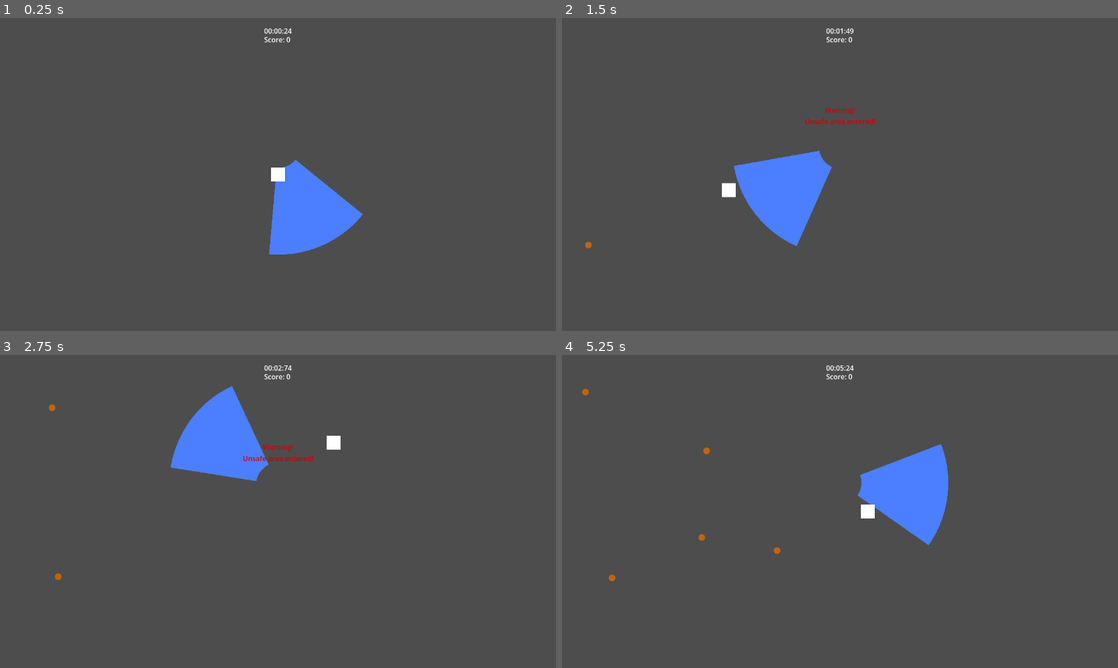
Above: before the commit, frames 1-4 (two rows, left to right).
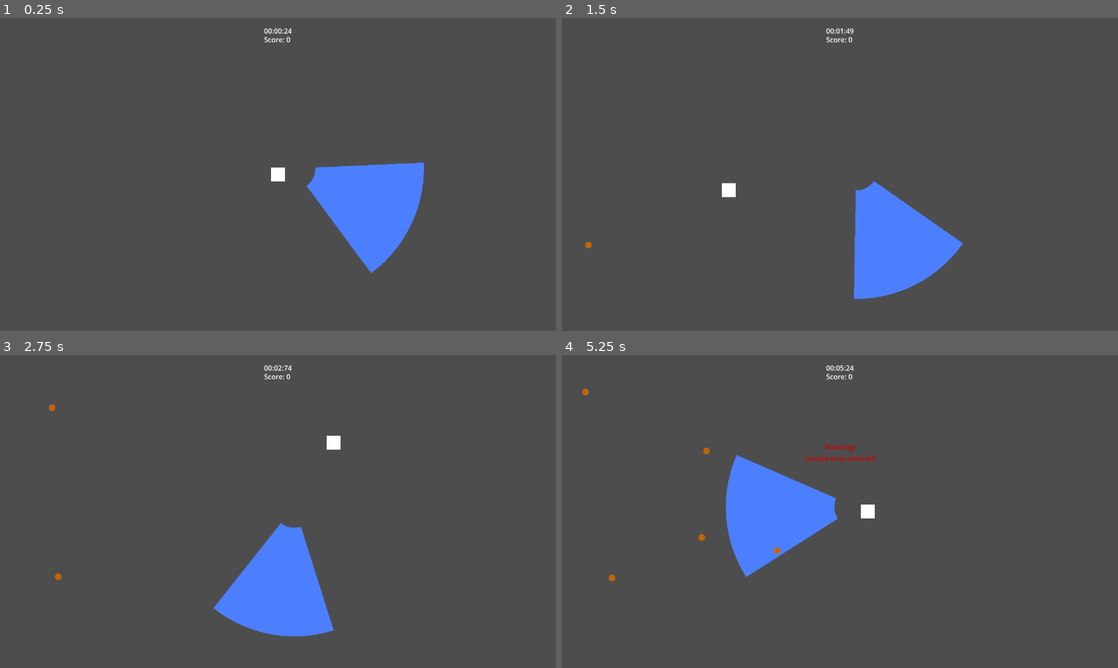
Above: after the commit, the same moments.

Repository: ArjanBroos/GMTK-2025
Game: Godot game, scene res://levels/kazu_test.tscn
Same seed, same stepped clock (60 frames per second), same inputs: the game is played once before the commit and once after it. This scene is started directly instead of the project's main scene.
Inputs (mouse positions are in pixels of both pictures, inside the frame that each line leads up to):
- Up to frame 1 (0.25 s): no input
- Up to frame 2 (1.5 s): move the mouse to (962, 158) at 0.52 s; tap Space at 0.77 s; move the mouse to (728, 190) at 1.27 s
- Up to frame 3 (2.75 s): tap Space at 1.52 s; move the mouse to (333, 442) at 2.02 s
- Up to frame 4 (5.25 s): move the mouse to (812, 574) at 2.77 s; tap Space at 3.02, 3.77, 4.52 s; move the mouse to (1006, 558) at 3.52 s; move the mouse to (673, 464) at 4.27 s; move the mouse to (867, 511) at 5.02 s

The runs differ from the first frame. In frame 1, 6.3% of the frame differs, in the area x 48-77%, y 45-82%; in frame 2, 8.0%, in the area x 30-73%, y 28-90%; in frame 3, 8.0%; in frame 4, 8.0%.

Commit message:
Fix visible slice not updating in real-time in editor

Diff:
--- a/levels/kazu_test.tscn
+++ b/levels/kazu_test.tscn
@@ -27,5 +27,7 @@
 position = Vector2(809, 188)
 
 [node name="Safespace" parent="." instance=ExtResource("3_sdsww")]
-position = Vector2(640, 296)
-rotation = 182.631
+position = Vector2(676, 348)
+rotation = 238.586
+rotation_speed = 50.0
+outer_radius = 300.0
--- a/safespace/safespace.gd
+++ b/safespace/safespace.gd
@@ -49,7 +49,9 @@
 	if Engine.is_editor_hint():
 		# explicitly calculate the shape here because in-editor
 		# the _ready function is not called
-		_set_collision_shape(_calculate_shape())
+		var shape = _calculate_shape()
+		_set_collision_shape(shape)
+		_set_visible_shape(shape)
 		queue_redraw()
 
 	if !Engine.is_editor_hint() || (Engine.is_editor_hint() && !pause_in_editor):
